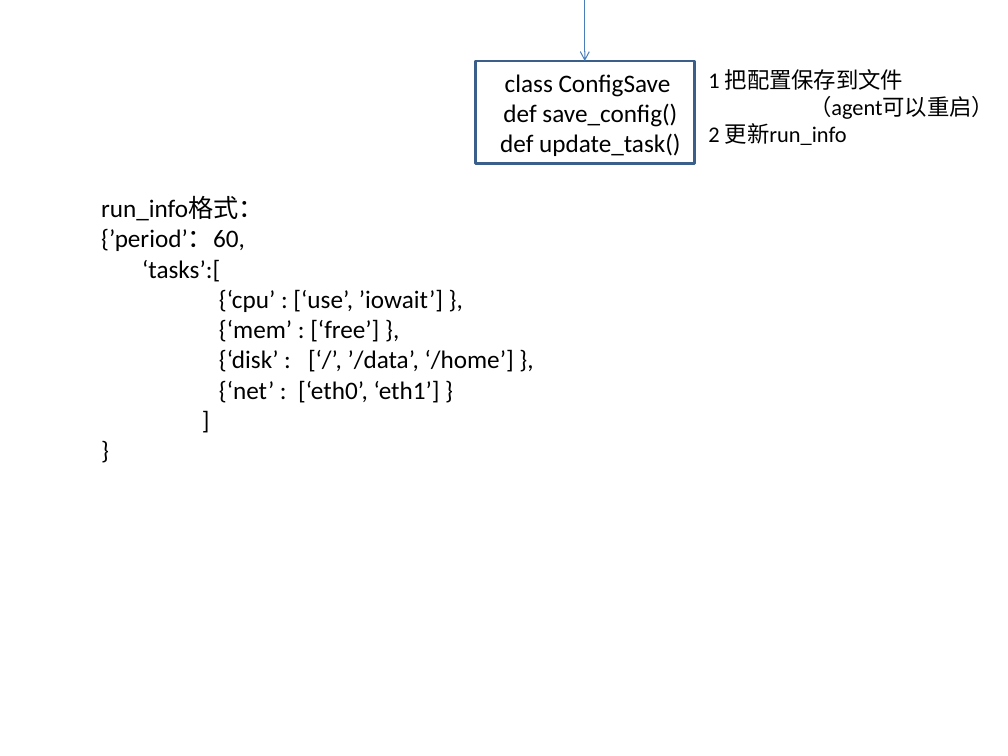
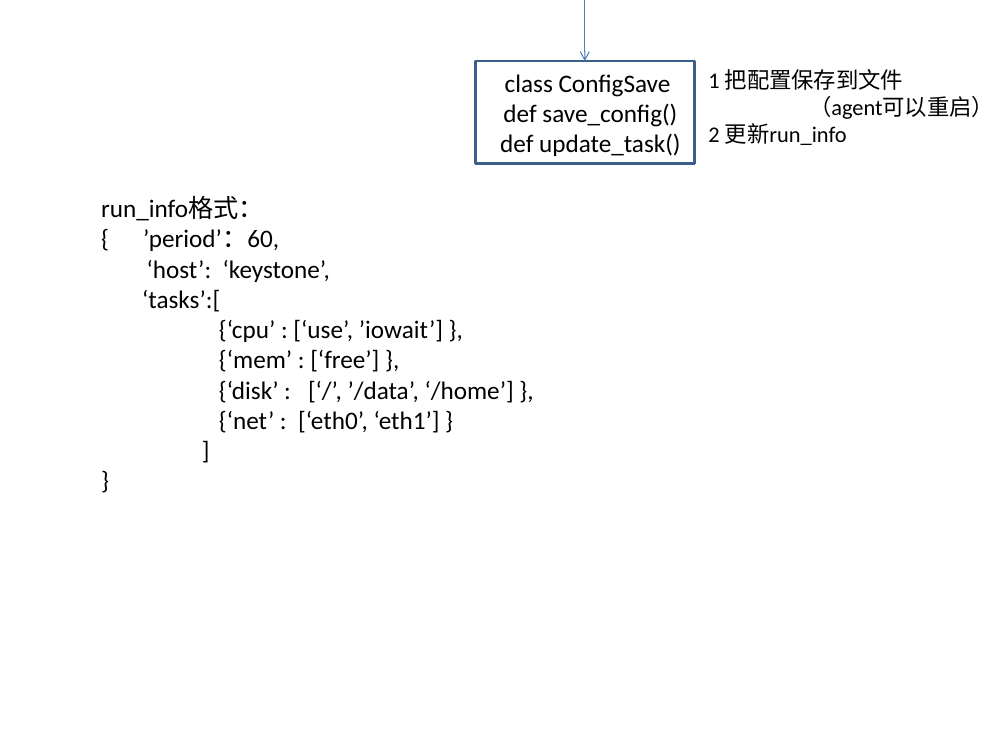
Before and after one commit to wsyx123/dcosauto, a slide deck: slide 5 of 监控设计.pptx. Drawn at 1008x756 pixels with LibreOffice and Linux fonts; fonts in the diff are those of the drawing. Boxes give left, top, right and bottom in pixels: in the first picture for what was removed or moved away, otherwise in the second. Text is boxed around its words. In the diff, an @@ line names an element or a change of style, - is before the commit and + after.

```diff
--- a/监控设计.pptx
+++ b/监控设计.pptx
@@ text at box(143, 229, 330, 282): text changed @@
-{’period’：60,
+{ ’period’：60,
+‘host’: ‘keystone’,
```
Also in this commit, not shown: 2 slides added, 18 other files.
